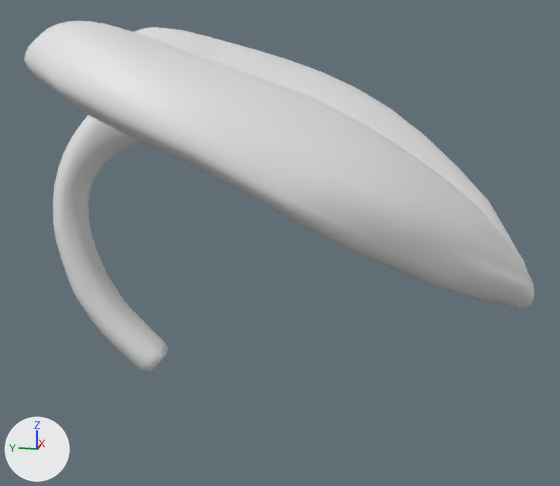
A saved change to the glTF model assets/monstera/skins/monstera_leaf_fullalbo.glb.
Before and after are seen from a camera (50 mm lens) standing at (-3.05, -0.6, 0.63) and looking at (0.01, 0.01, -0.13). Lighting does not change. The marker at lower left points along +X, +Y and +Z. The first picture is the older version. Materials are left out; every surface is plain grey. Where no turn or scale is listed for an object, it has been applied to the vertices. Vertices at exactly the same position are counted once.
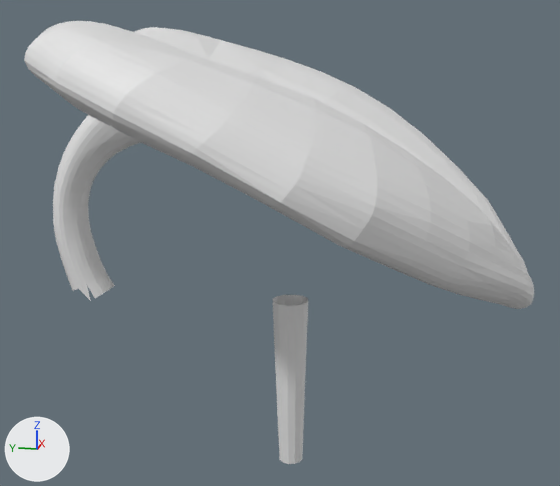
Changed parts and their boxes [x1, y1, x2, y2] in the pictures (560 x 486 px):
'Mesh_0', reshaped (18% shorter): before [24, 21, 534, 373]; after [24, 21, 534, 309]
'petiole', added: after [273, 295, 308, 464]
part 1 of me_mesh_0, deleted: before [73, 286, 168, 373]

The change, as a list of edits to the scene's bpy script:
```text
Change me_mesh_0:
    used by ob_mesh_0; location = (0.0, 0.0, 0.0)
    remove me_mesh_0.from_pydata(...)  # 1501 vertices, 2998 faces; spans x -1.0..1.0, y -1.0..1.0, z -0.74..0.74
    add me_mesh_0.from_pydata(...)  # 1248 vertices, 2466 faces; spans x -1.0..1.0, y -1.0..1.0, z -0.41..0.74
    me_mesh_0 part 1
    253 vertices are removed from x -0.09..0.09, y 0.52..0.89, z -0.74..-0.4
    532 faces are deleted
Add me_geometry_1:
    me_geometry_1.from_pydata(...)  # 85 vertices, 156 faces; spans x -0.077..0.075, y -0.11..0.042, z -1.112..-0.371
Add ob_petiole:
    ob_petiole = bpy.data.objects.new('petiole', me_geometry_1)
    ob_petiole.location = (0.0, 0.0, 0.0)
```
